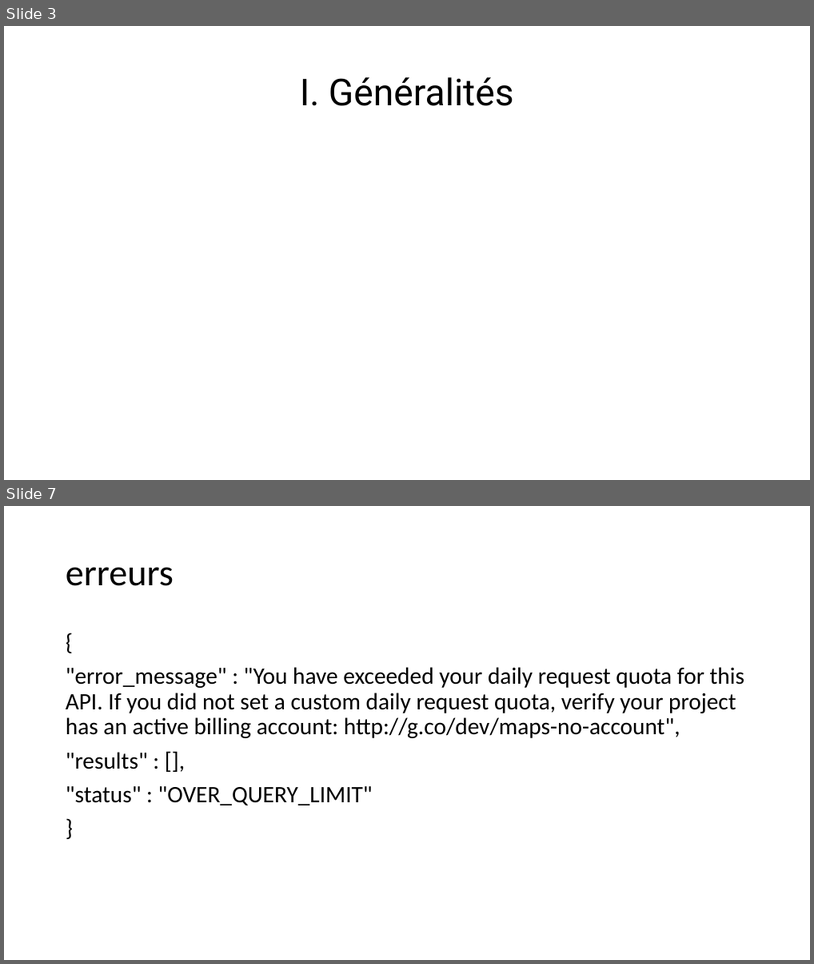
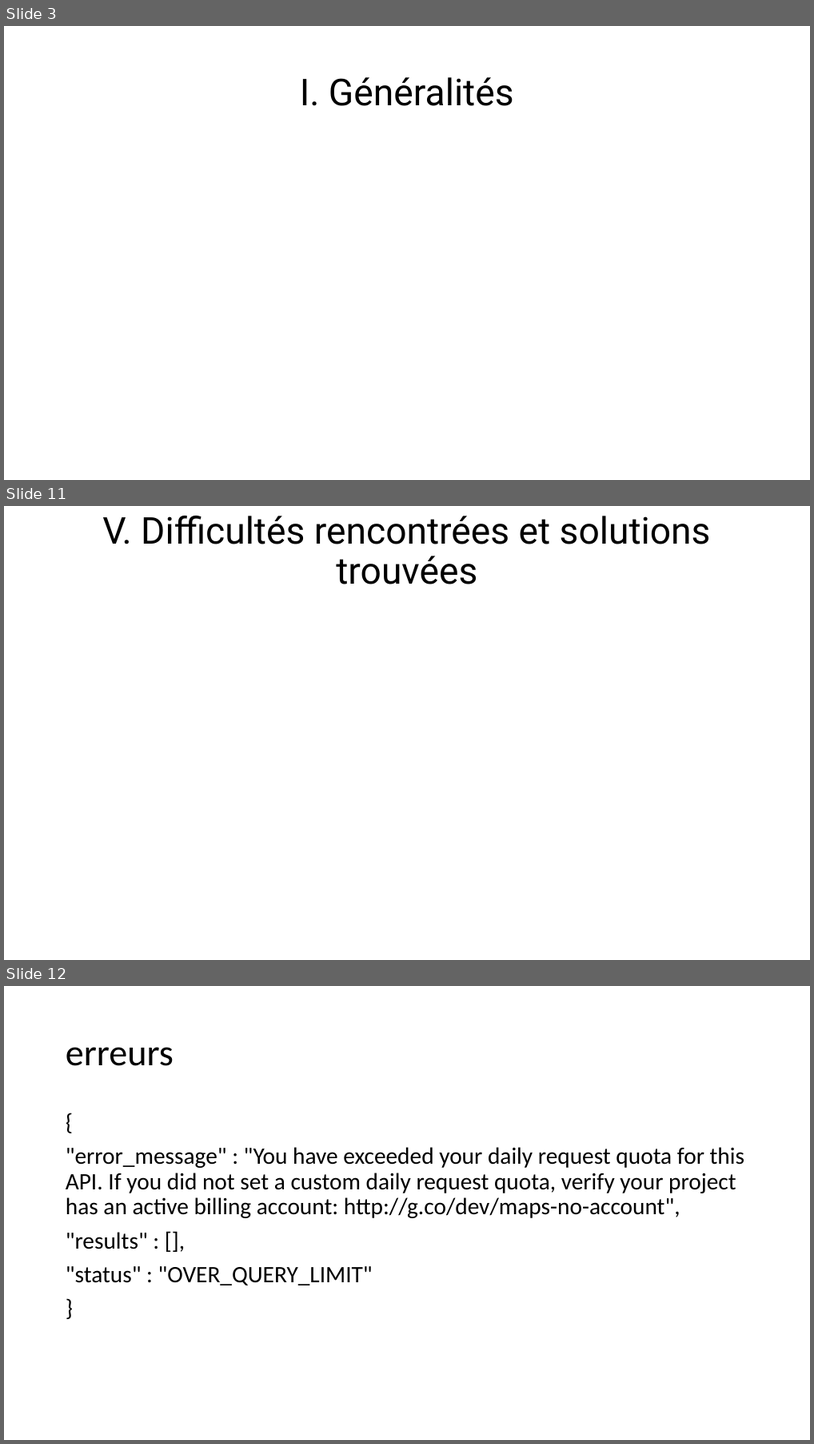
Before and after one commit to Maximedu13/Cr-ez-GrandPy-Bot-le-papy-robot, a slide deck: livrables/presentation_p7.pptx. Shown one above the other, each under a label of ours: slides 3 and 7 before the commit, slides 3, 11 and 12 after it; the slides between them are not shown. The pictures are 814x964 and 814x1444 pixels, drawn with LibreOffice and Linux fonts; fonts in the diff are those of the drawing. Boxes give left, top, right and bottom in pixels: in the first picture for what was removed or moved away, otherwise in the second. Text is boxed around its words. In the diff, an @@ line names an element or a change of style, - is before the commit and + after.

```diff
--- a/livrables/presentation_p7.pptx
+++ b/livrables/presentation_p7.pptx
@@ slide 11 added at (4, 506, 810, 960), background #FFFFFF @@
@@ title added at (102, 516, 711, 584), 44 pt, text #000000 @@
+V. Difficultés rencontrées et solutions trouvées
@@ what was slide 7 is now slide 12 @@
```
Also in this commit, not shown: 5 other slides added, 8 other files.
